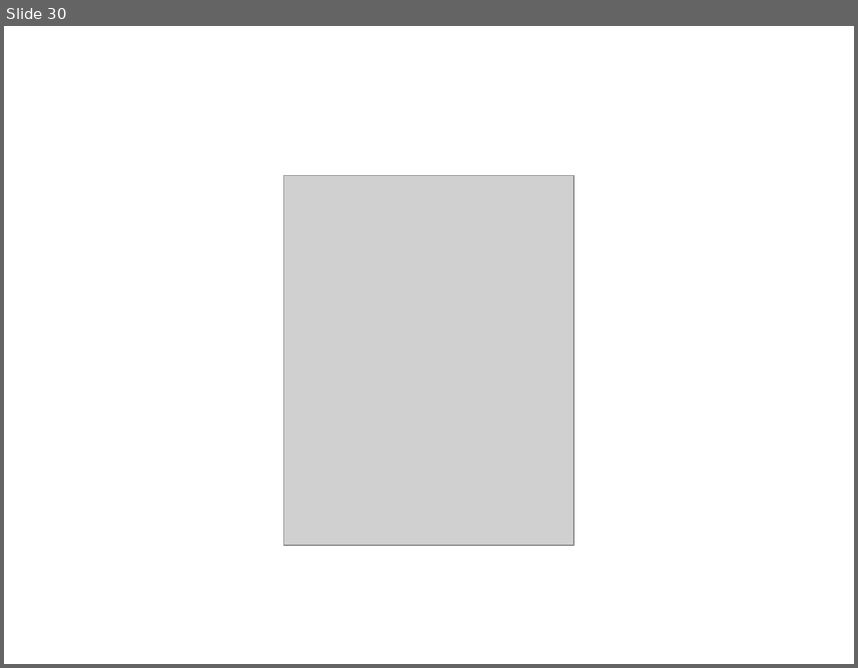
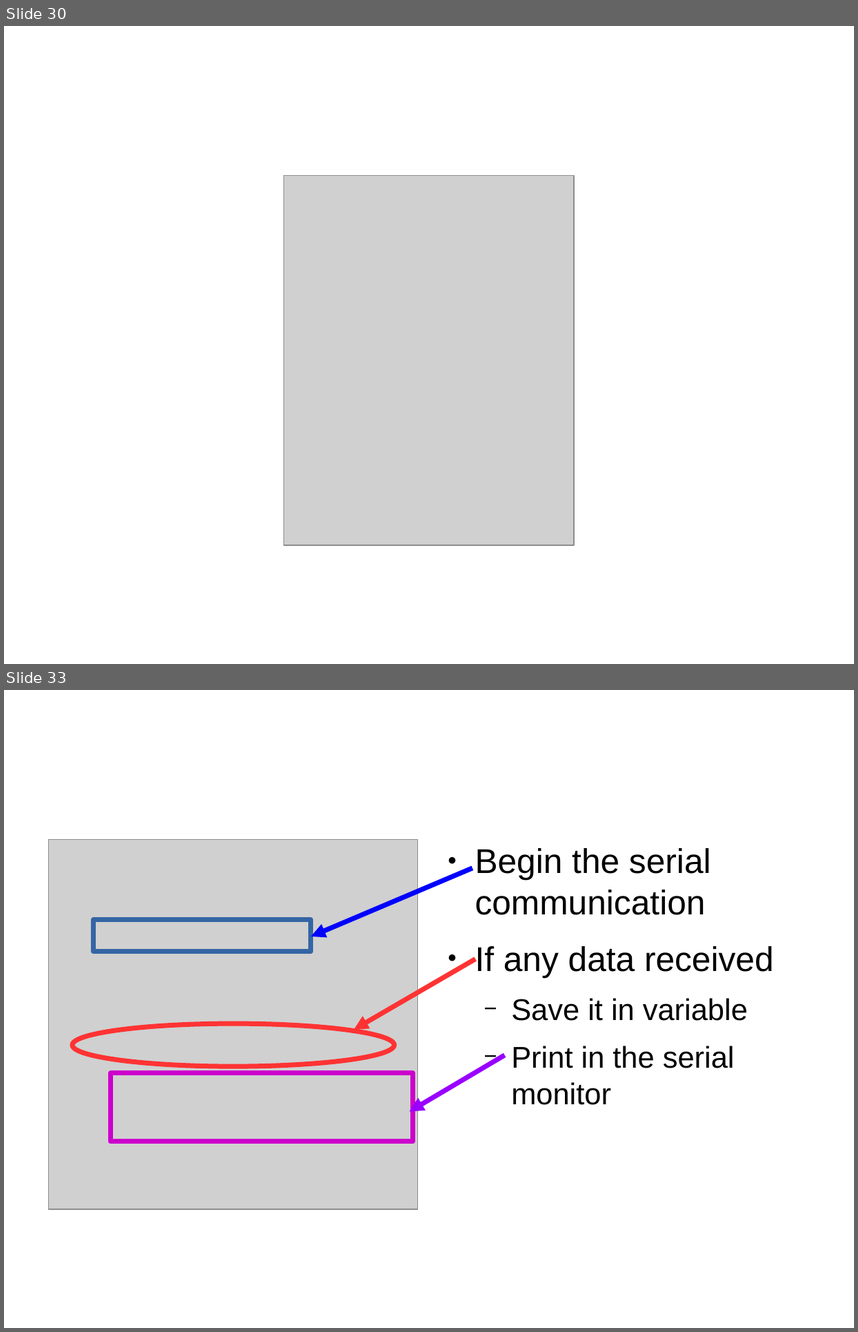
Before and after one commit to dhayanithivijayan/LearnIt, a slide deck: Arduino/DayThree.odp. Shown one above the other, each under a label of ours: slide 30 before the commit, slides 30 and 33 after it; the slides between them are not shown. The pictures are 858x668 and 858x1332 pixels, drawn with LibreOffice and Linux fonts; fonts in the diff are those of the drawing; grey boxes stand for pictures. Boxes give left, top, right and bottom in pixels: in the first picture for what was removed or moved away, otherwise in the second. Text is boxed around its words. In the diff, an @@ line names an element or a change of style, - is before the commit and + after.

```diff
--- a/Arduino/DayThree.odp
+++ b/Arduino/DayThree.odp
@@ slide 33 added at <box>4,690,854,1328</box>, background #FFFFFF @@
@@ picture added at <box>49,839,417,1208</box> @@
@@ text added at <box>475,848,774,1105</box>, 32 pt, text #000000 @@
+● Begin the serial communication
+● If any data received
+  − Save it in variable
+  − Print in the serial monitor
@@ arrow added from (473, 868) to (311, 936), #0000FF 4.51 pt @@
@@ rectangle added at <box>94,920,311,952</box>, outline #3465A4 4.51 pt @@
@@ arrow added from (475, 959) to (355, 1029), #FF3333 4.51 pt @@
@@ ellipse added at <box>72,1023,395,1065</box>, outline #FF3333 4.51 pt @@
@@ arrow added from (505, 1055) to (410, 1111), #9900FF 4.51 pt @@
@@ rectangle added at <box>110,1073,413,1141</box>, outline #CC00CC 4.51 pt @@
```
Also in this commit, not shown: 3 other slides added, 1 slide removed, 5 other files.
